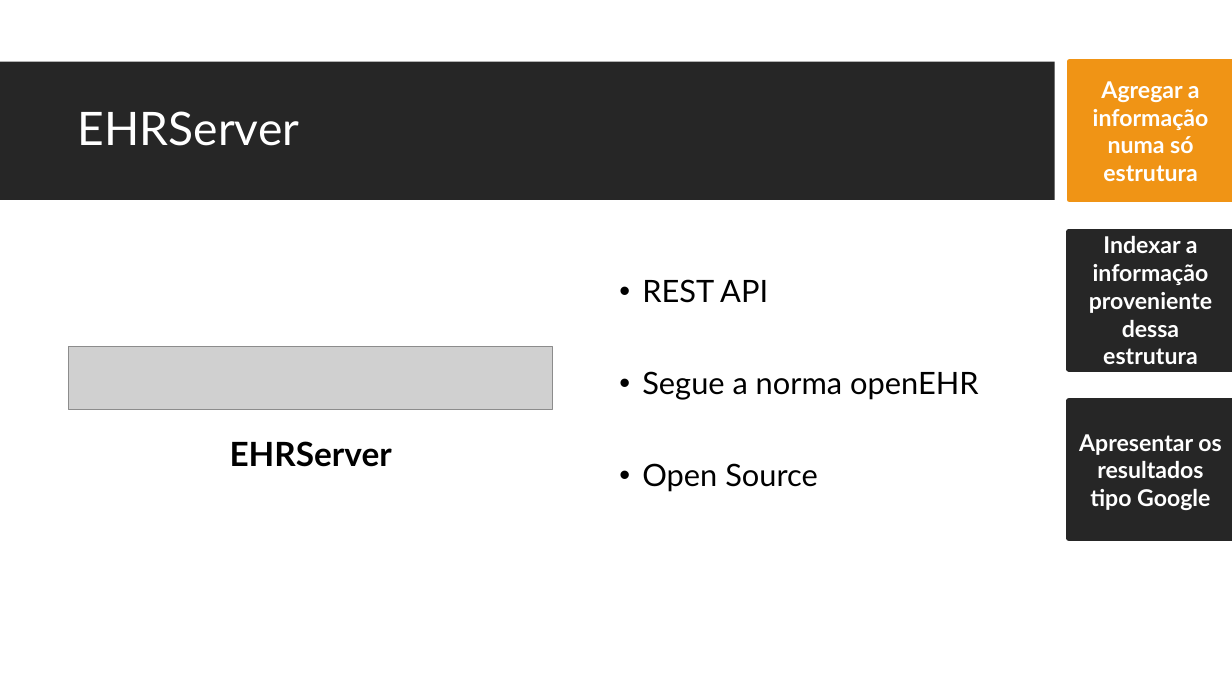
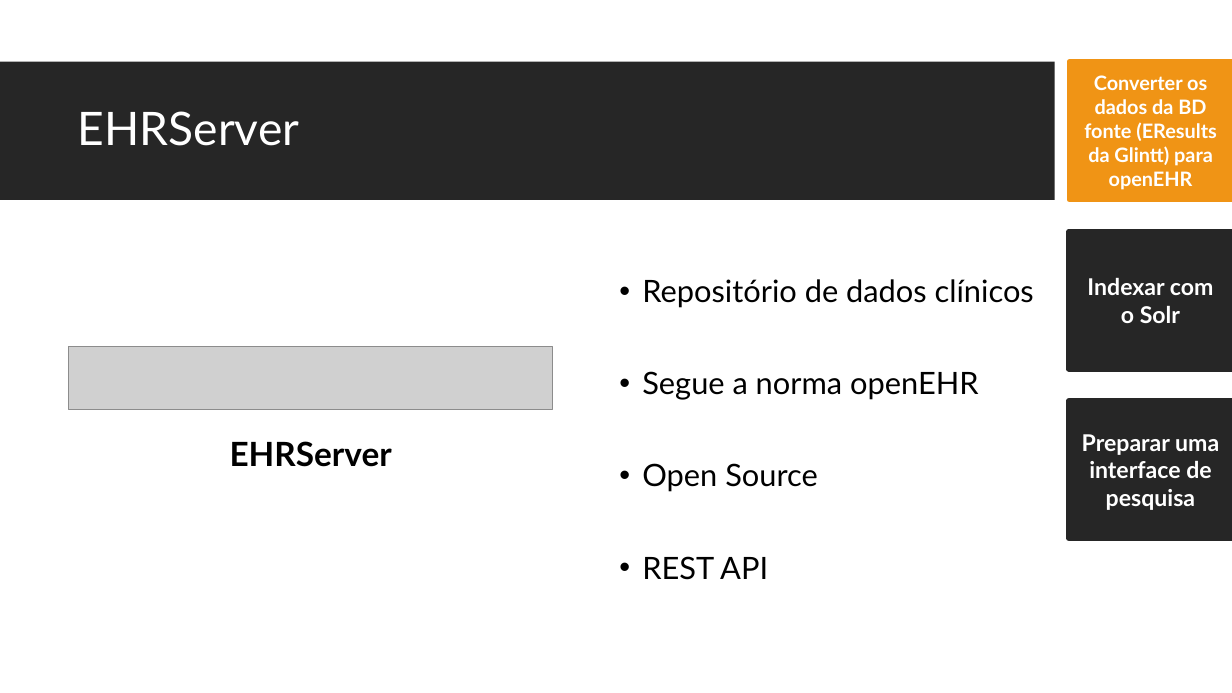
Before and after one commit to JDSBCC/Indexacao-de-Documentos-Clinicos, a slide deck: slide 9 of Dissertacao/4. Defesa da dissertação.pptx (slide 8 before the commit). Drawn at 1232x693 pixels with LibreOffice and Linux fonts; fonts in the diff are those of the drawing; grey boxes stand for pictures; background and template pictures are left out. Boxes give left, top, right and bottom in pixels: in the first picture for what was removed or moved away, otherwise in the second. Text is boxed around its words. In the diff, an @@ line names an element or a change of style, - is before the commit and + after.

```diff
--- a/Dissertacao/4. Defesa da dissertação.pptx
+++ b/Dissertacao/4. Defesa da dissertação.pptx
@@ text in rounded rectangle at [1084, 75, 1217, 190]: text changed; size 18 to 15.5 pt @@
-Agregar a informação numa só estrutura
+Converter os dados da BD fonte (EResults da Glintt) para openEHR
@@ text at [642, 279, 1034, 308]: text changed @@
-• REST API
+• Repositório de dados clínicos
@@ text in rounded rectangle at [1087, 278, 1214, 323]: text changed @@
-Indexar a informação proveniente dessa estrutura
+Indexar com o Solr
@@ text in rounded rectangle at [1082, 434, 1219, 510]: text changed @@
-Apresentar os resultados tipo Google
+Preparar uma interface de pesquisa
@@ text at [642, 556, 768, 580]: paragraph added @@
+• REST API
```
Also in this commit, not shown: 11 other slides changed, 1 slide added, 2 slides removed, 58 other files.
